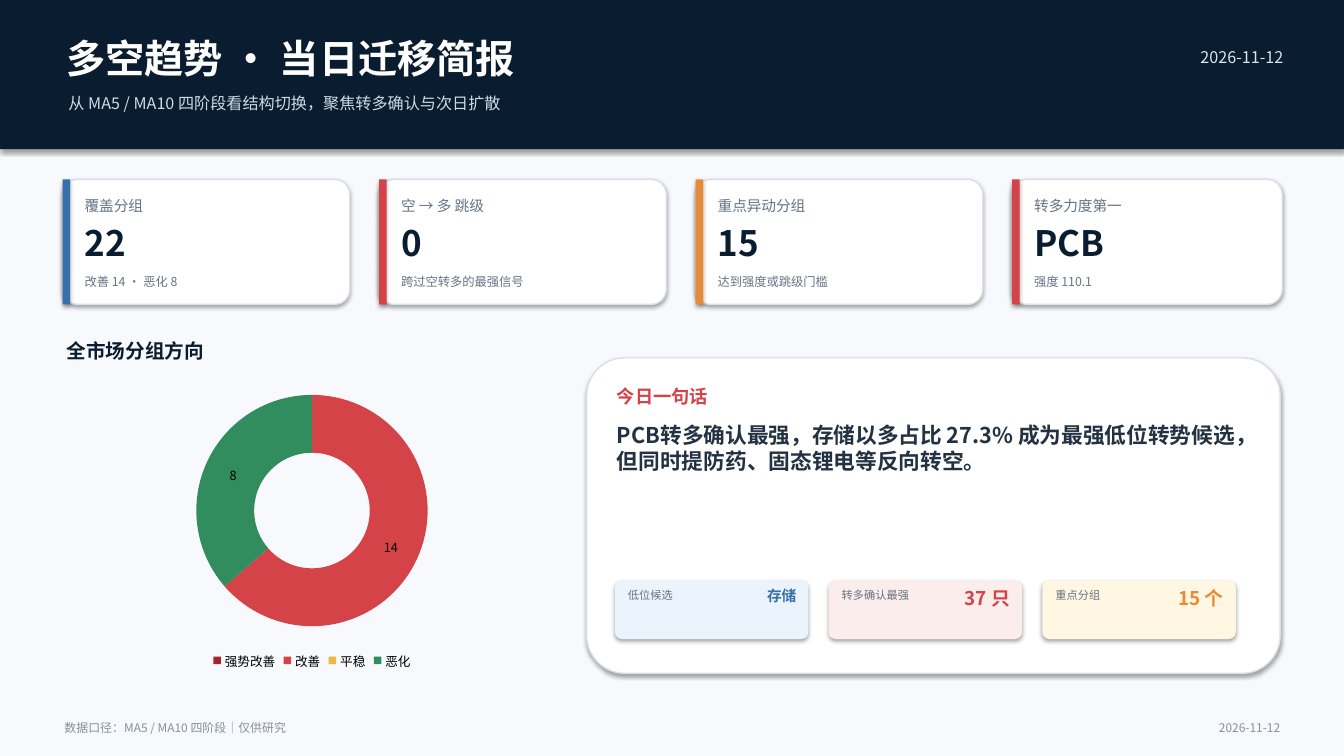
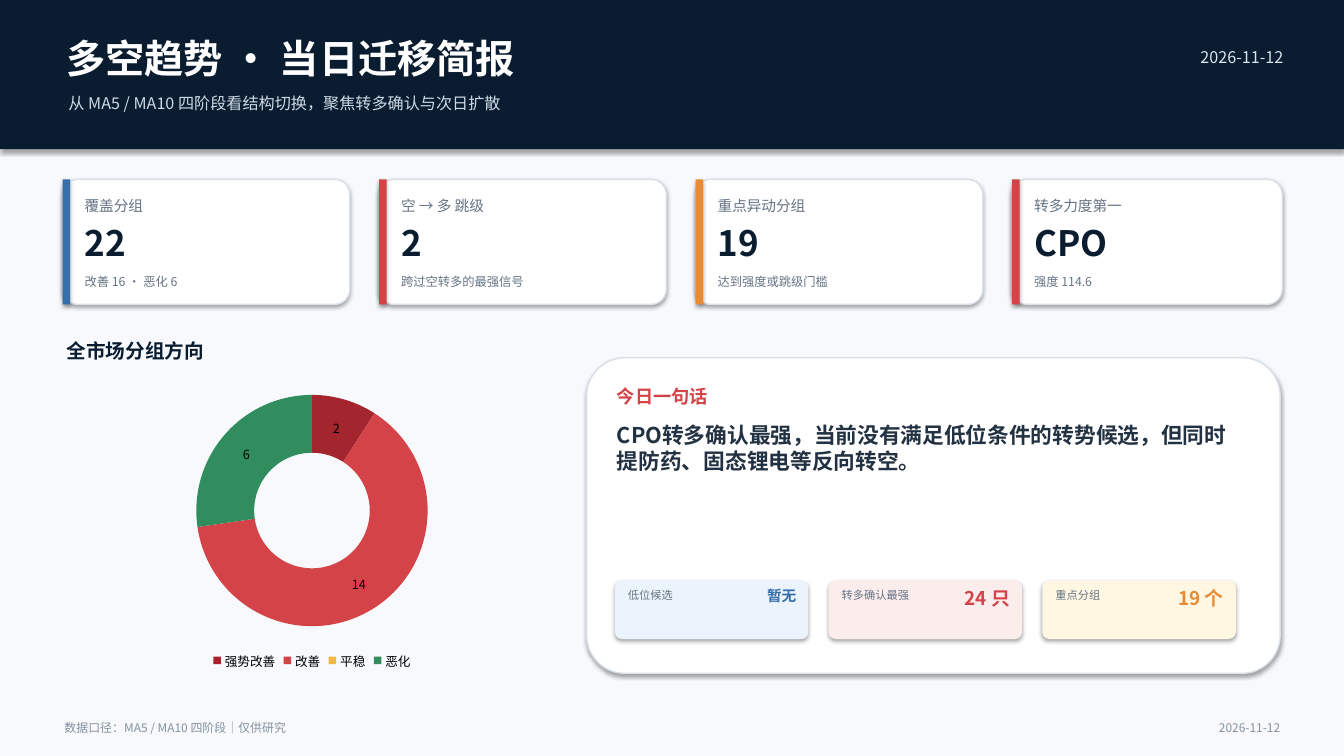
Before and after one commit to nancybhc/a-share-blast-lab, a slide deck: slide 1 of assets/多空阶段简报_2026-11-12.pptx. Drawn at 1344x756 pixels with LibreOffice and Linux fonts; fonts in the diff are those of the drawing. Boxes give left, top, right and bottom in pixels: in the first picture for what was removed or moved away, otherwise in the second. Text is boxed around its words. In the diff, an @@ line names an element or a change of style, - is before the commit and + after.

```diff
--- a/assets/多空阶段简报_2026-11-12.pptx
+++ b/assets/多空阶段简报_2026-11-12.pptx
@@ text at (x1=401, y1=229, x2=422, y2=256): text changed @@
-0
+2
@@ text at (x1=718, y1=229, x2=759, y2=257): text changed @@
-15
+19
@@ text at (x1=1034, y1=229, x2=1107, y2=257): text changed @@
-PCB
+CPO
@@ text at (x1=85, y1=276, x2=178, y2=287): text changed @@
-改善 14 · 恶化 8
+改善 16 · 恶化 6
@@ text at (x1=1034, y1=276, x2=1092, y2=287): text changed @@
-强度 110.1
+强度 114.6
@@ doughnut chart at (x1=73, y1=381, x2=552, y2=674) @@
@@ Series 1, 强势改善: 0 to 2 @@
@@ Series 1, 恶化: 8 to 6 @@
@@ text at (x1=617, y1=424, x2=1226, y2=471): text changed @@
-PCB转多确认最强，存储以多占比 27.3% 成为最强低位转势候选，但同时提防药、固态锂电等反向转空。
+CPO转多确认最强，当前没有满足低位条件的转势候选，但同时提防药、固态锂电等反向转空。
@@ text at (x1=767, y1=589, x2=796, y2=602): text changed @@
-存储
+暂无
@@ text at (x1=965, y1=590, x2=1010, y2=607): text changed @@
-37 只
+24 只
@@ text at (x1=1178, y1=589, x2=1224, y2=607): text changed @@
-15 个
+19 个
```
Also in this commit, not shown: 3 other slides changed, 11 other files.
